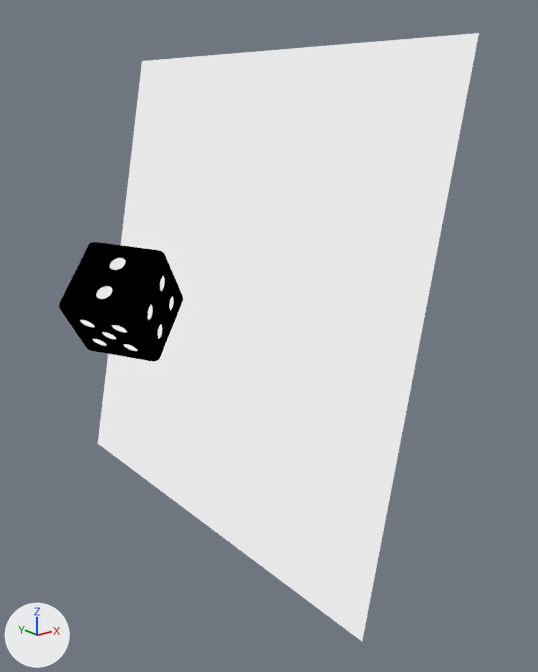
One commit to the Blender file art/dice-border.blend: the scene before it, then after it.
Before and after are seen from a 50 mm lens placed at (-7.17, -13.94, 4.43), pointed at (2.81, -1.46, -0.56). Every picture has the same lights, and +X, +Y and +Z are marked at lower left.

Script lines for the objects in view, before the commit:
```python
mat_material_001 = emission_material('Material.001')
mat_material_001.base_color = (0.8, 0.8, 0.8)  # white #e7e7e7
mat_white = emission_material('white')
mat_white.base_color = (0.8, 0.8, 0.8)  # white #e7e7e7
me_dice = bpy.data.meshes.new('dice')
me_dice.from_pydata(...)  # 2954 vertices, 2872 faces; spans x -80.0..80.0, y -62.0..58.0, z -77.0..83.0
# faces by material slot: [2073, 799]
me_dice.materials.append(mat_black)  # black #000000
me_dice.materials.append(mat_white)  # white #e7e7e7
me_plane = bpy.data.meshes.new('Plane')
me_plane.from_pydata([(-1.0, -1.0, 0.0), (1.0, -1.0, 0.0), (-1.0, 1.0, 0.0), (1.0, 1.0, 0.0)], [], [(0, 1, 3, 2)])
me_plane.materials.append(mat_material_001)  # white #e7e7e7
ob_dice = bpy.data.objects.new('dice', me_dice)
ob_dice.location = (0.0, -0.15, 0.46)
ob_dice.rotation_euler = (3.205, -0.0145, 0.587)  # degrees (184, -0.8, 34)
ob_dice.scale = (0.0147, 0.0147, 0.0147)
ob_plane = bpy.data.objects.new('Plane', me_plane)
ob_plane.location = (2.86, 0.0, 0.0)
ob_plane.rotation_euler = (0.0, 1.765, 0.0)  # degrees (0, 101, 0)
ob_plane.scale = (5.65, 5.65, 5.65)
```
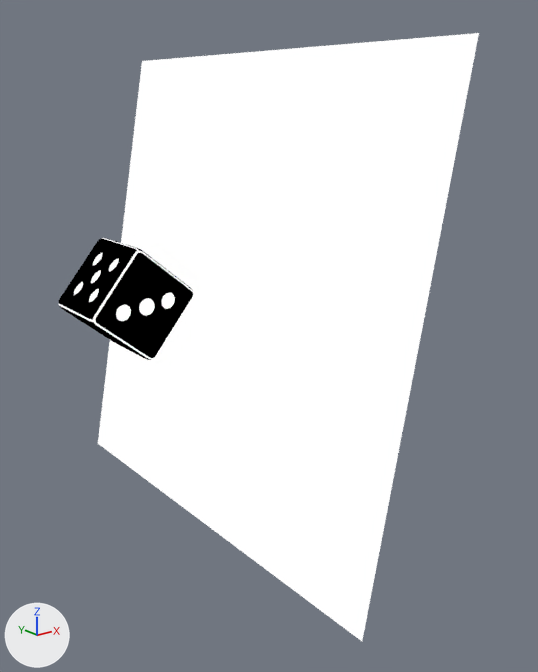
Commit message: done dice

Changed parts and their boxes [x1, y1, x2, y2] in the pictures (538 x 672 px):
'Plane', recoloured
    both: [98, 33, 479, 641]
'dice', recoloured, turned
    before: [59, 242, 183, 361]
    after: [59, 238, 194, 360]
part 1 of me_dice, recoloured
    before: [79, 244, 165, 361]
    after: [59, 238, 128, 317]
part 2 of me_dice, recoloured
    before: [59, 242, 107, 311]
    after: [81, 246, 194, 359]

The change in detail:
Material 'Material.001' (mat_material_001) changes colour from white #e7e7e7 to white #ffffff; in linear values from (0.8, 0.8, 0.8) to (1.0, 1.0, 1.0).
Material 'white' (mat_white) changes colour from white #e7e7e7 to white #ffffff; in linear values from (0.8, 0.8, 0.8) to (1.0, 1.0, 1.0).
me_dice has 2954 vertices, 2872 faces and spans x -80.0..80.0, y -62.0..58.0, z -77.0..83.0.
me_dice is used by ob_dice; location (0.0, -0.15, 0.46); rotation (3.205, -0.0145, 0.587), in degrees (184, -0.8, 34); scale (0.0147, 0.0147, 0.0147).
me_dice part 1: 56 of the faces centred in x -80.0..80.0, y -15.0..54.0, z -77.0..83.0 switch from mat_black (black #000000) to mat_white (white #ffffff).
me_dice part 2: 48 of the faces centred in x -80.0..80.0, y -59.0..-39.0, z -77.0..83.0 switch from mat_black (black #000000) to mat_white (white #ffffff).
Object 'dice' (ob_dice) turns from (184, -0.8, 34) to (0.3, 0.2, -0.6) degrees about x, y and z.
